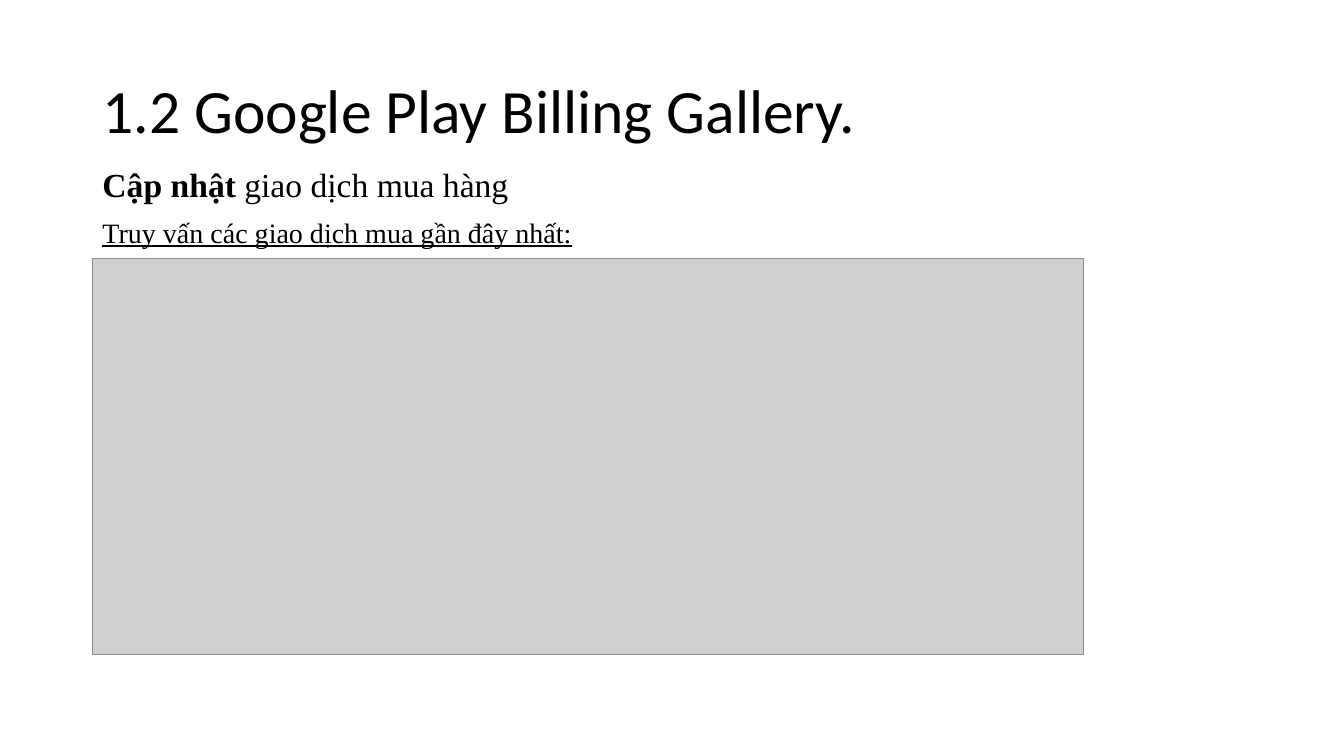
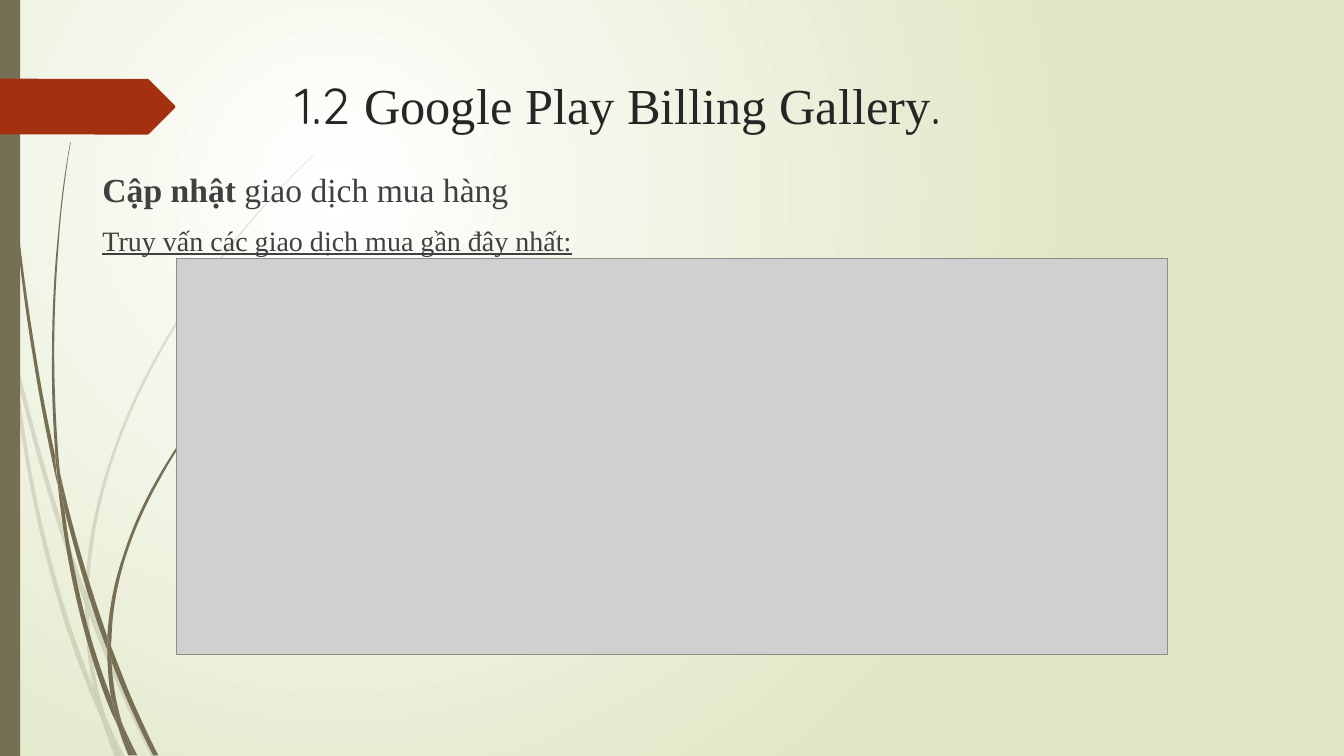
Before and after one commit to trieuduy27051999/Google-play-infor-, a slide deck: slide 16 of 3 muc dau GooglePlay.pptx. Drawn at 1344x756 pixels with LibreOffice and Linux fonts; fonts in the diff are those of the drawing; grey boxes stand for pictures. Boxes give left, top, right and bottom in pixels: in the first picture for what was removed or moved away, otherwise in the second. Text is boxed around its words. In the diff, an @@ line names an element or a change of style, - is before the commit and + after.

Commit message:
Sua font 3 muc dau Google Play

```diff
--- a/3 muc dau GooglePlay.pptx
+++ b/3 muc dau GooglePlay.pptx
@@ background #FFFFFF to gradient #FFFFFF to #DFE8C4 @@
@@ rectangle added at [0, 0, 20, 756], fill #766F54 @@
@@ freeform shape added at [0, 79, 175, 134], fill #A53010 @@
@@ title "1.2 Google Play Billing Gallery.": place and size @@
-title "1.2 Google Play Billing Gallery." at [102, 90, 855, 144]
+title "1.2 Google Play Billing Gallery." at [296, 88, 941, 134]
@@ title "1.2 Google Play Billing Gallery." at [296, 88, 941, 134]: size 44 to 36 pt, text colour #000000 to #262626; font Calibri to Quicksand in "1.2 Gallery."; font Calibri to Times New Roman in "Google Play Billing Gallery."; line spacing 0.9 to 1; vertical alignment middle to top @@
@@ text "Cập nhật giao dịch mua ..." at [102, 178, 571, 256]: text colour #000000 to #404040; line spacing 0.9 to 1 @@
@@ picture: place and size @@
-picture at [93, 259, 1084, 654]
+picture at [176, 259, 1168, 654]
@@ group added at [0, 154, 315, 756]: 10 freeform shapes @@
@@ group added at [3, 0, 262, 756]: 12 freeform shapes @@
```
Also in this commit, not shown: 79 other slides changed.
